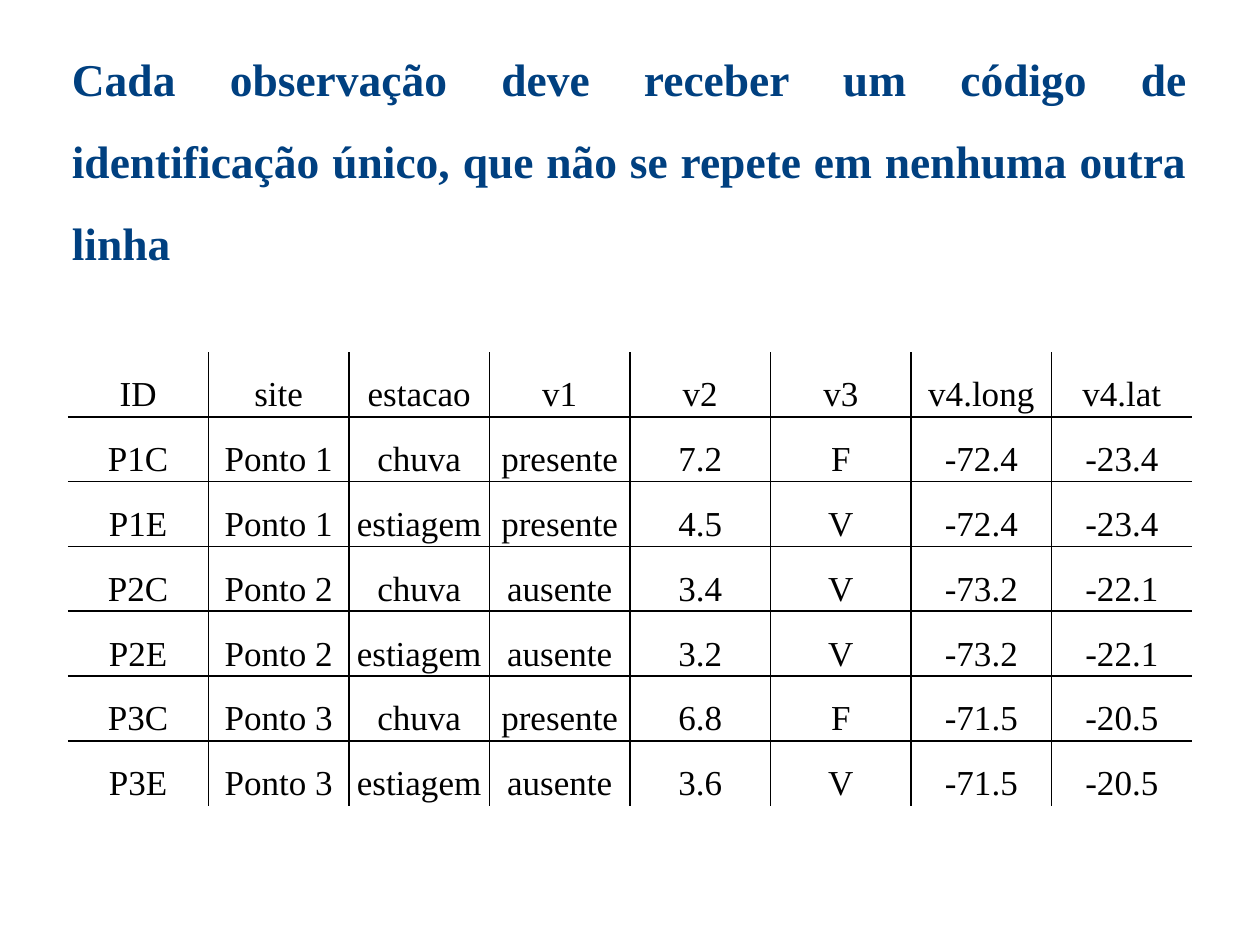
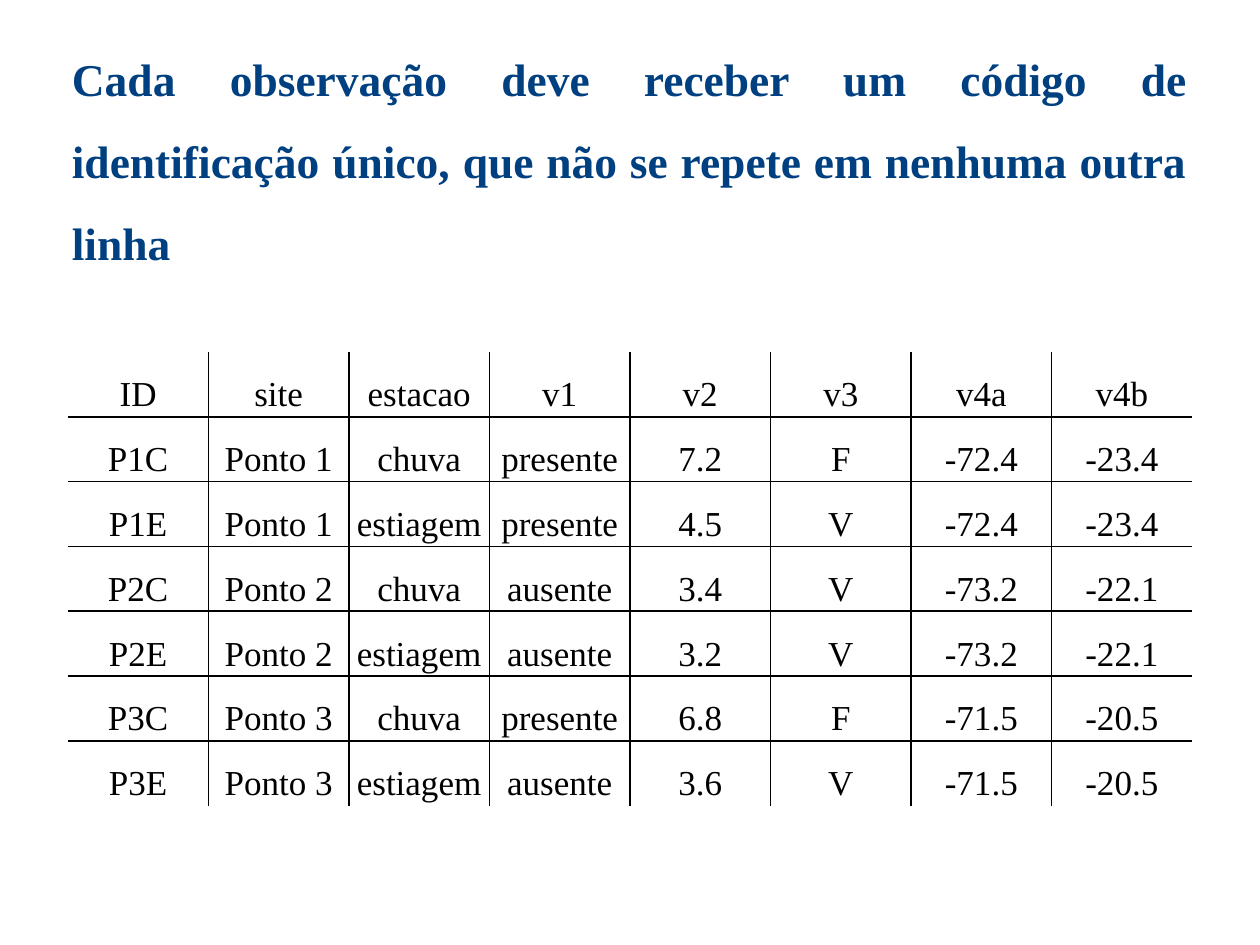
Before and after one commit to nacmarino/compartilhaR, a slide deck: slide 20 of 02 - intro/02 - a vida dos dados.pptx. Drawn at 1260x945 pixels with LibreOffice and Linux fonts; fonts in the diff are those of the drawing. Boxes give left, top, right and bottom in pixels: in the first picture for what was removed or moved away, otherwise in the second. Text is boxed around its words. In the diff, an @@ line names an element or a change of style, - is before the commit and + after.

```diff
--- a/02 - intro/02 - a vida dos dados.pptx
+++ b/02 - intro/02 - a vida dos dados.pptx
@@ table at (68,352,1197,806) @@
-row 1, column 7: v4.long
+row 1, column 7: v4a
-row 1, column 8: v4.lat
+row 1, column 8: v4b
```
Also in this commit, not shown: 2 other slides changed, 1 other file.
